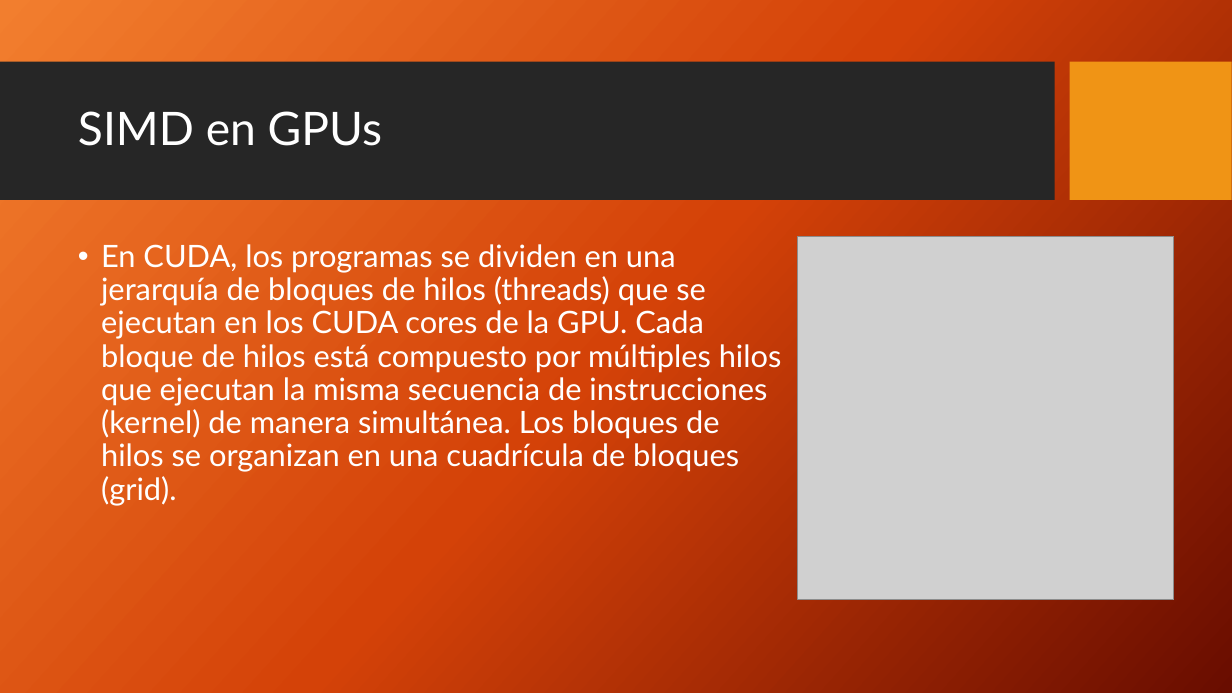
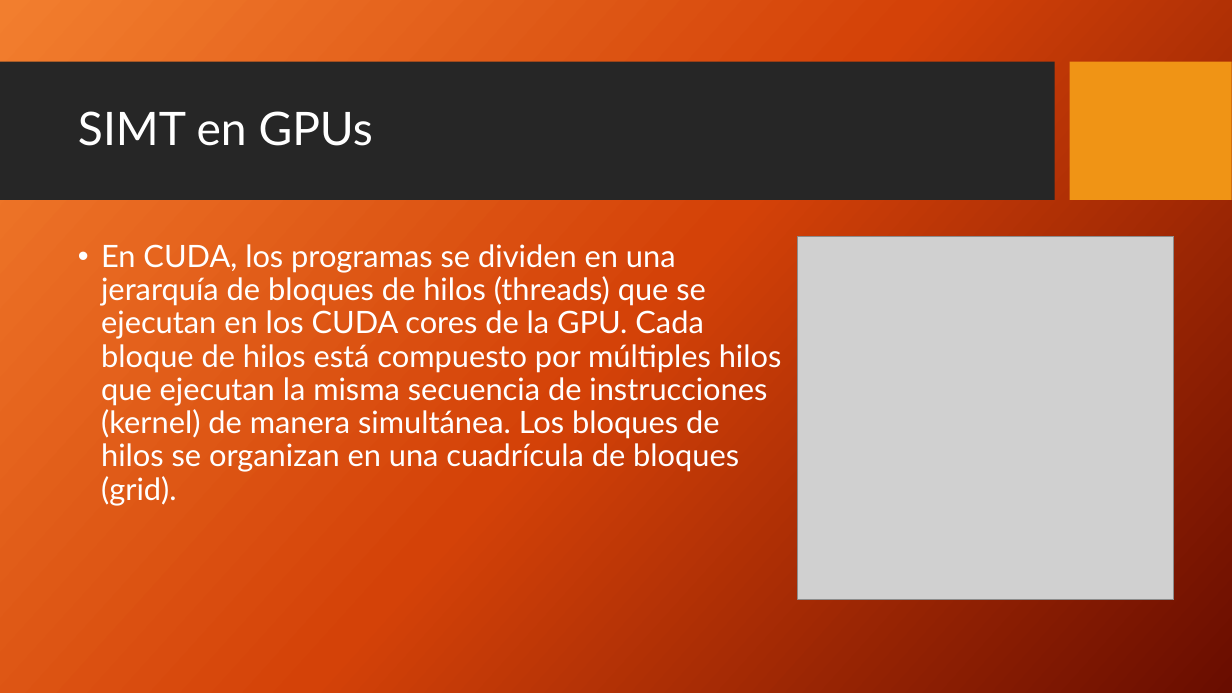
Before and after one commit to emi33/Segundo-Semestre-, a slide deck: slide 13 of Arquitectura de Hardware Computacional/Maquinas SIMD.pptx. Drawn at 1232x693 pixels with LibreOffice and Linux fonts; fonts in the diff are those of the drawing; grey boxes stand for pictures; background and template pictures are left out. Boxes give left, top, right and bottom in pixels: in the first picture for what was removed or moved away, otherwise in the second. Text is boxed around its words. In the diff, an @@ line names an element or a change of style, - is before the commit and + after.

```diff
--- a/Arquitectura de Hardware Computacional/Maquinas SIMD.pptx
+++ b/Arquitectura de Hardware Computacional/Maquinas SIMD.pptx
@@ title at [78, 111, 373, 146]: text changed @@
-SIMD en GPUs
+SIMT en GPUs
```
Also in this commit, not shown: 2 other slides changed, 4 other files.
